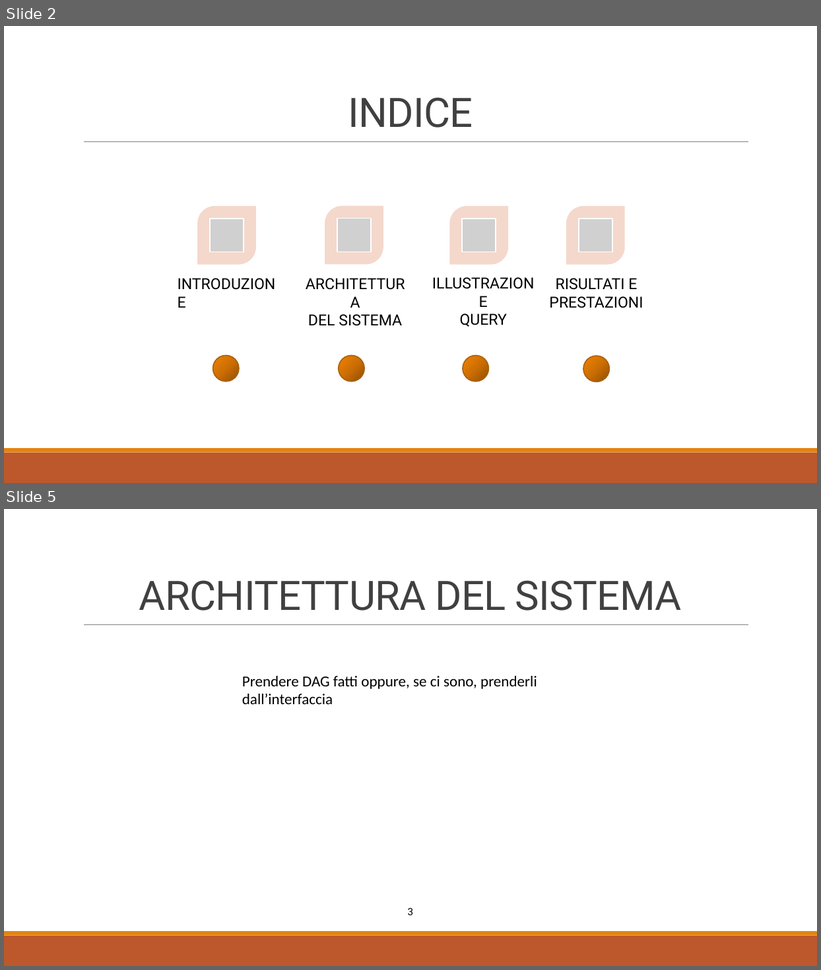
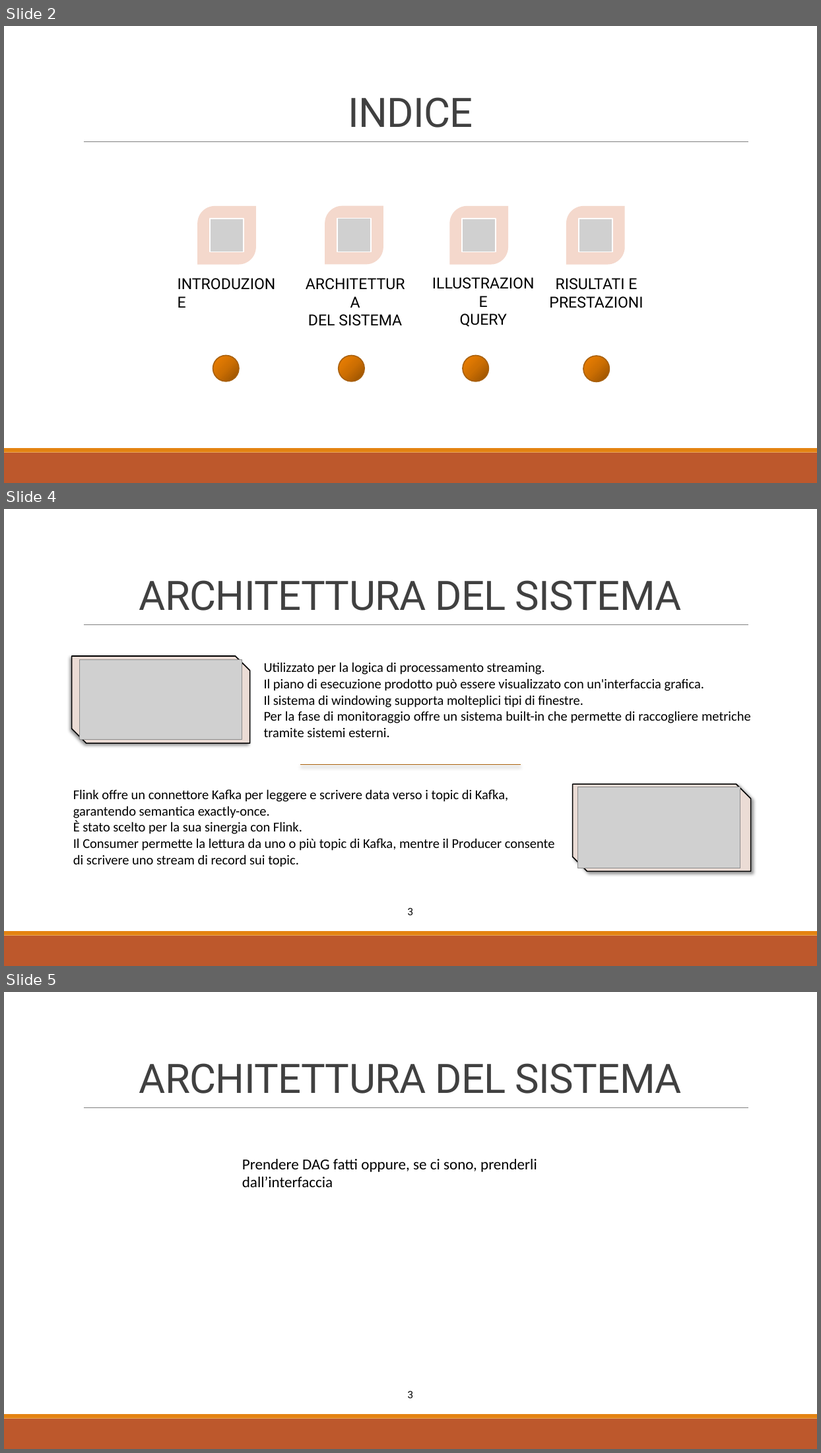
Before and after one commit to tizianotaglienti/sabd2021-project2, a slide deck: PROGETTO SABD 2.pptx. Shown one above the other, each under a label of ours: slides 2 and 5 before the commit, slides 2, 4 and 5 after it; the slides between them are not shown. The pictures are 821x970 and 821x1453 pixels, drawn with LibreOffice and Linux fonts; fonts in the diff are those of the drawing; grey boxes stand for pictures. Boxes give left, top, right and bottom in pixels: in the first picture for what was removed or moved away, otherwise in the second. Text is boxed around its words. In the diff, an @@ line names an element or a change of style, - is before the commit and + after.

```diff
--- a/PROGETTO SABD 2.pptx
+++ b/PROGETTO SABD 2.pptx
@@ slide 4 added at bbox=[4, 509, 817, 966], background #FFFFFF; not listed: 3 template elements that a slide beside it also shows @@
@@ title added at bbox=[139, 580, 682, 611], 48 pt, text #404040 @@
+ARCHITETTURA DEL SISTEMA
@@ snip diag rect added at bbox=[72, 656, 250, 743], fill #EBDCD5, outline #000000 1.25 pt @@
@@ picture added at bbox=[80, 660, 242, 740] @@
@@ text added at bbox=[264, 662, 751, 737], 16 pt, text #000000 @@
+Utilizzato per la logica di processamento streaming.
+Il piano di esecuzione prodotto può essere visualizzato con un'interfaccia grafica.
+Il sistema di windowing supporta molteplici tipi di finestre.
+Per la fase di monitoraggio offre un sistema built-in che permette di raccogliere metriche tramite sistemi esterni.
@@ line added from (300, 764) to (521, 764), #AB620D 1 pt @@
@@ snip diag rect added at bbox=[573, 784, 751, 871], fill #EBDCD5, outline #000000 1.25 pt @@
@@ text added at bbox=[73, 789, 555, 867], 16 pt, text #000000 @@
+Flink offre un connettore Kafka per leggere e scrivere data verso i topic di Kafka, garantendo semantica exactly-once.
+È stato scelto per la sua sinergia con Flink.
+Il Consumer permette la lettura da uno o più topic di Kafka, mentre il Producer consente di scrivere uno stream di record sui topic.
@@ picture added at bbox=[578, 787, 741, 868] @@
@@ text added at bbox=[408, 908, 414, 916], 12 pt, text #000000 @@
+3
```
Also in this commit, not shown: 1 slide changed, 1 slide removed, 1 other file.
